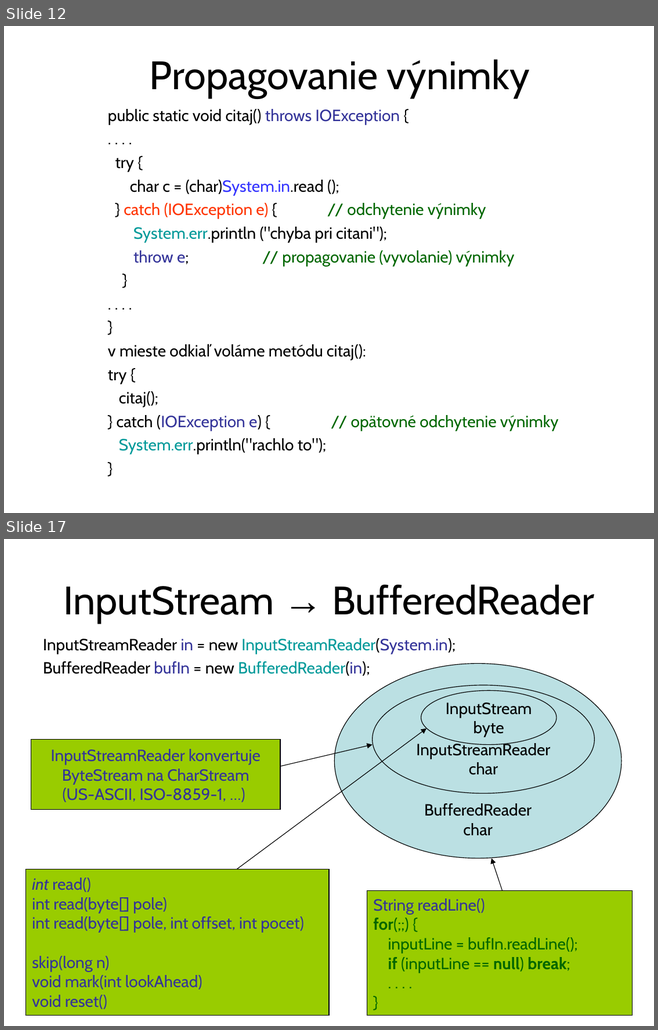
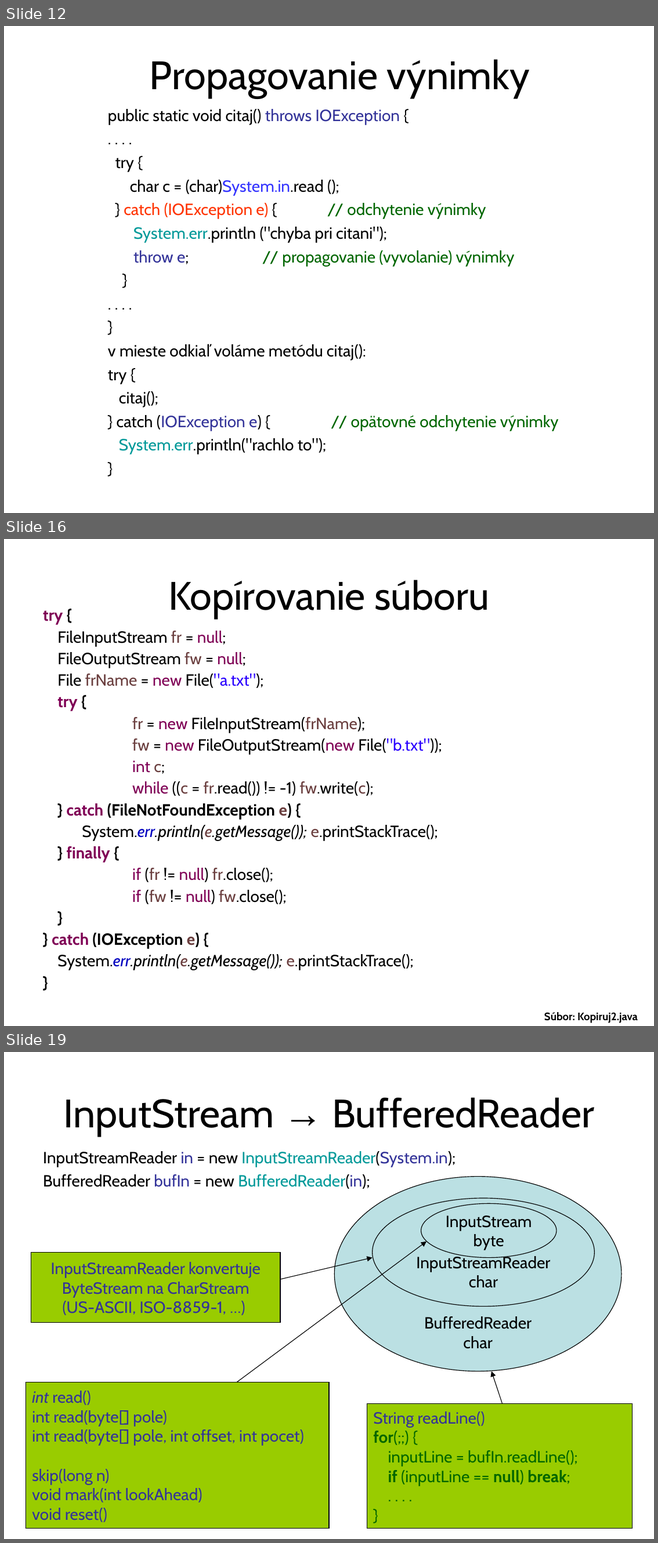
Before and after one commit to Programovanie4/Prednasky, a slide deck: 07/07_java.ppt. Shown one above the other, each under a label of ours: slides 12 and 17 before the commit, slides 12, 16 and 19 after it; the slides between them are not shown. The pictures are 658x1030 and 658x1543 pixels, drawn with LibreOffice and Linux fonts; fonts in the diff are those of the drawing. Boxes give left, top, right and bottom in pixels: in the first picture for what was removed or moved away, otherwise in the second. Text is boxed around its words. In the diff, an @@ line names an element or a change of style, - is before the commit and + after.

```diff
--- a/07/07_java.ppt
+++ b/07/07_java.ppt
@@ slide 16 added at <box>4,539,654,1026</box>, background #FFFFFF @@
@@ title added at <box>168,580,489,618</box>, 44 pt, text #000000 @@
+Kopírovanie súboru
@@ text added at <box>43,610,441,971</box>, 18 pt, text #000000 @@
+try {
+FileInputStream fr = null;
+FileOutputStream fw = null;
+File frName = new File("a.txt");
+try {
+fr = new FileInputStream(frName);
+fw = new FileOutputStream(new File("b.txt"));
+int c;
+while ((c = fr.read()) != -1) fw.write(c);
+} catch (FileNotFoundException e) {
+System.err.println(e.getMessage()); e.printStackTrace();
+} finally {
+if (fr != null) fr.close();
+if (fw != null) fw.close();
+}
+} catch (IOException e) {
+System.err.println(e.getMessage()); e.printStackTrace();
+}
@@ text added at <box>544,1012,637,1023</box>, 12 pt, text #000000, bold @@
+Súbor: Kopiruj2.java
@@ what was slide 17 is now slide 19 @@
```
Also in this commit, not shown: 20 slides changed, 2 other slides added, 1 other file.
